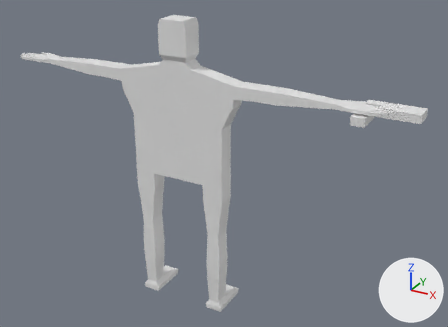
Two versions of the Blender file BlenderTutorial/gruntBasicEnemy.blend, one commit apart.
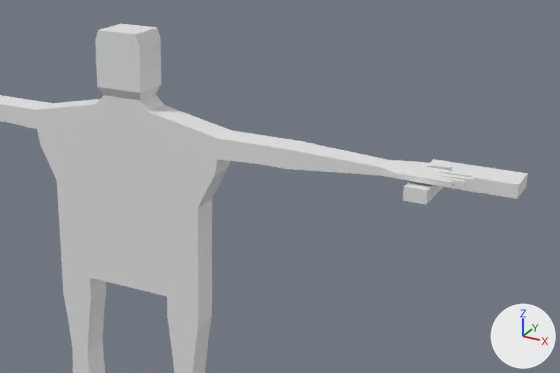
The first picture shows the older version from a camera (50 mm lens) standing at (1.767, -2.731, 2.314) and looking at (0.19, 0.137, 0.88). The close-ups show the older and then the newer version on the part from 22% to 100% of the width and 0% to 71% of the height of that picture. Only the edits that show in the close-ups are written down. The lights are fixed; the arrows at lower right show +X, +Y and +Z.

Objects in the first close-up: 'GruntMesh', 'SimpleGun'.
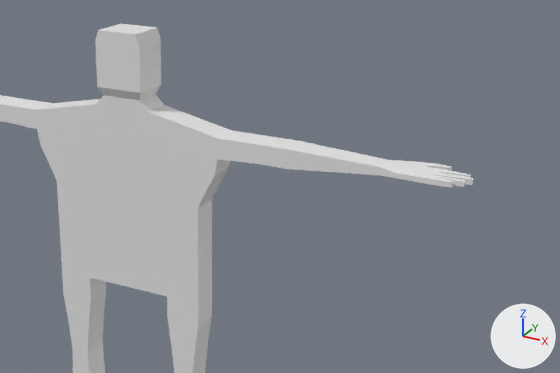
Diff of the bpy script that builds the scene:
```diff
--- a/BlenderTutorial/gruntBasicEnemy.blend.py
+++ b/BlenderTutorial/gruntBasicEnemy.blend.py
@@ ob_simplegun @@
 ob_simplegun.scale = (0.0432, 0.0432, 0.0576)
+ob_simplegun.hide_set(True)
```

Changed parts and their boxes [x1, y1, x2, y2] in the close-ups (560 x 373 px):
'SimpleGun', hidden
    before: [403, 159, 528, 205]
